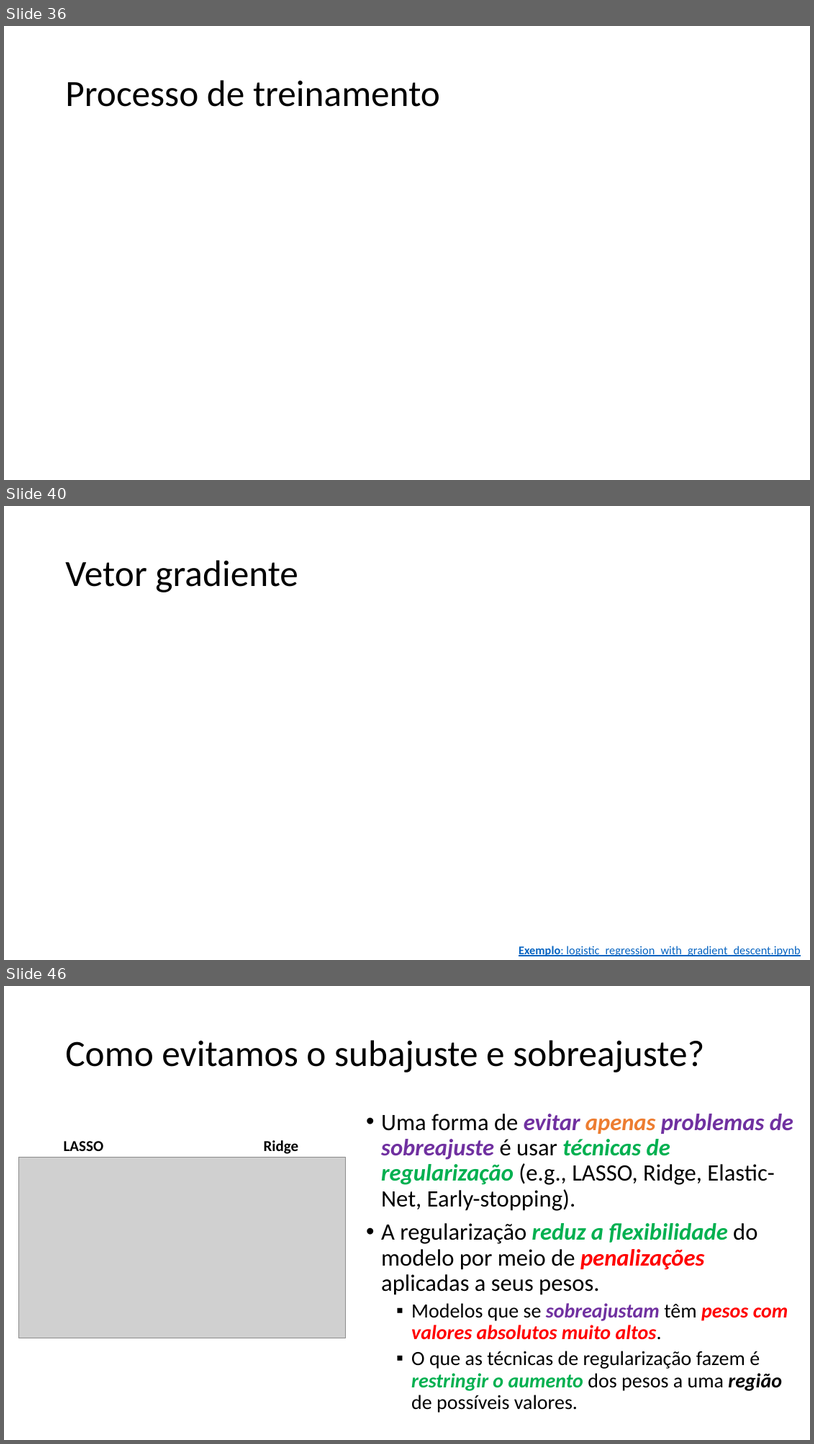
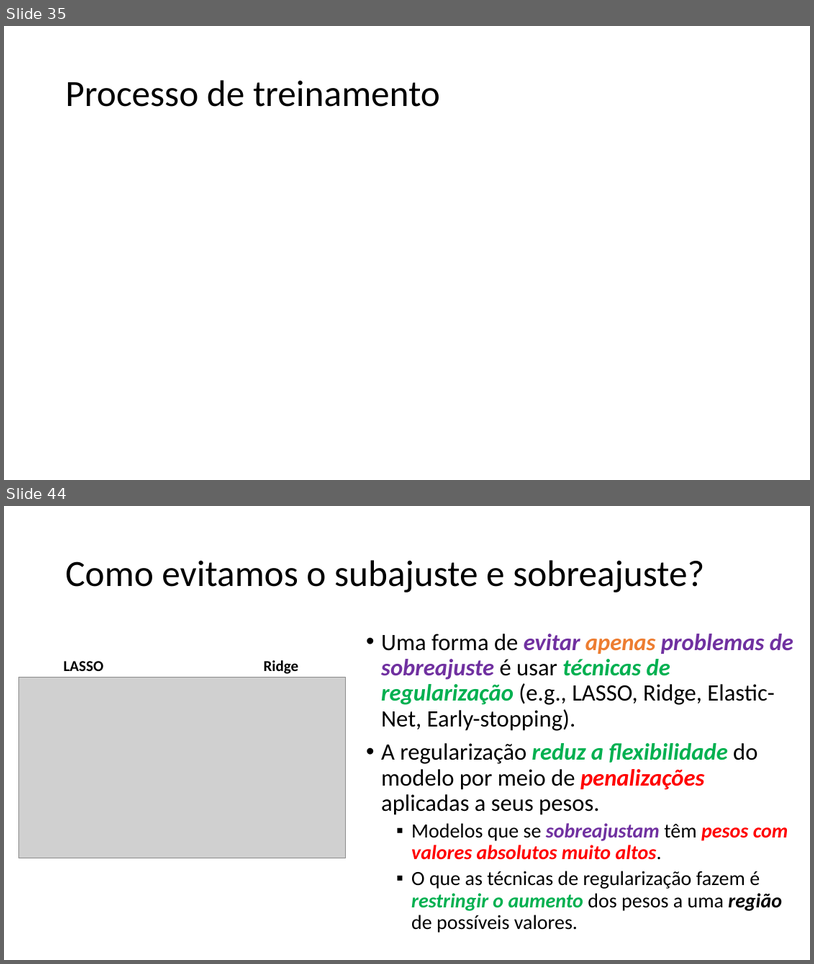
Before and after one commit to zz4fap/c24_inteligencia_artificial, a slide deck: slides/C24_Classificação.pptx. Shown one above the other, each under a label of ours: slides 36, 40 and 46 before the commit, slides 35 and 44 after it; the slides between them are not shown. The pictures are 814x1444 and 814x964 pixels, drawn with LibreOffice and Linux fonts; fonts in the diff are those of the drawing; grey boxes stand for pictures. Boxes give left, top, right and bottom in pixels: in the first picture for what was removed or moved away, otherwise in the second. Text is boxed around its words. In the diff, an @@ line names an element or a change of style, - is before the commit and + after.

```diff
--- a/slides/C24_Classificação.pptx
+++ b/slides/C24_Classificação.pptx
@@ slide 40 removed at [4,506,810,960], background #FFFFFF @@
@@ title removed at [65,560,298,592] @@
-Vetor gradiente
@@ text removed at [519,945,800,956] @@
-Exemplo: logistic_regression_with_gradient_descent.ipynb
@@ what was slide 36 is now slide 35 @@
@@ what was slide 46 is now slide 44 @@
```
Also in this commit, not shown: 6 slides changed, 2 slides added, 3 other slides removed.
